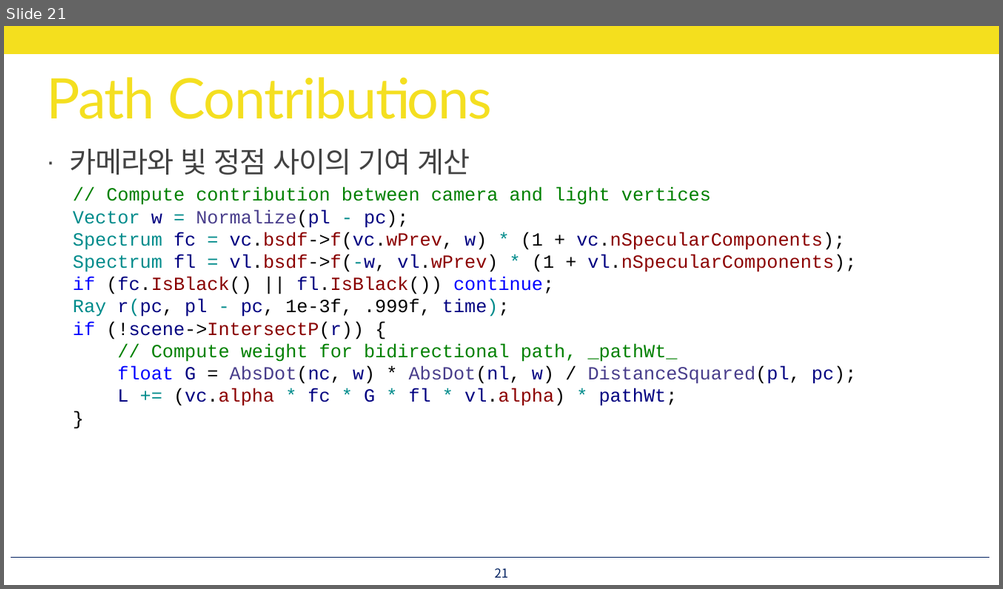
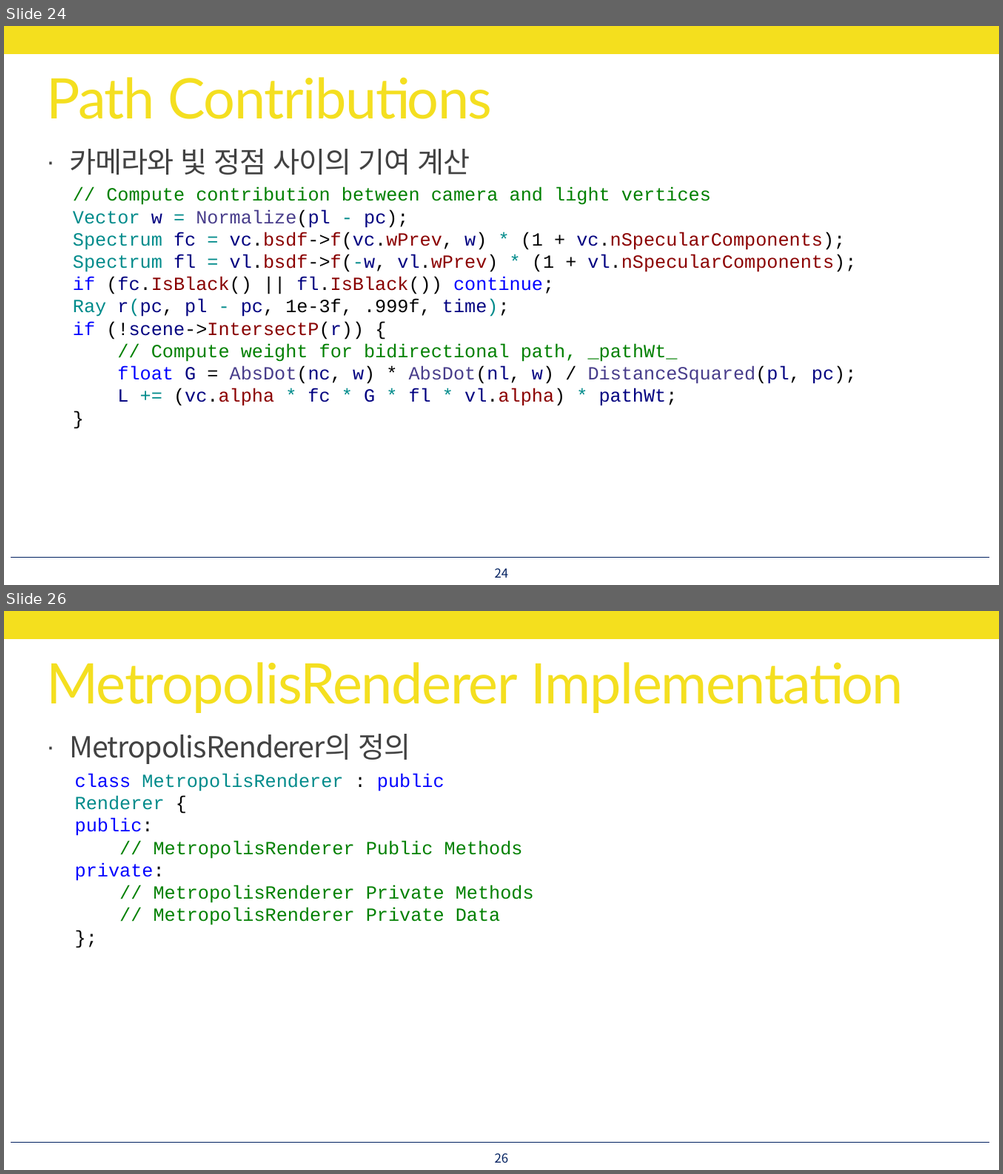
Before and after one commit to utilForever/PBRStudy, a slide deck: Physically Based Rendering - Chapter 15, Part 8.pptx. Shown one above the other, each under a label of ours: slide 21 before the commit, slides 24 and 26 after it; the slides between them are not shown. The pictures are 1003x589 and 1003x1174 pixels, drawn with LibreOffice and Linux fonts; fonts in the diff are those of the drawing. Boxes give left, top, right and bottom in pixels: in the first picture for what was removed or moved away, otherwise in the second. Text is boxed around its words. In the diff, an @@ line names an element or a change of style, - is before the commit and + after.

```diff
--- a/Physically Based Rendering - Chapter 15, Part 8.pptx
+++ b/Physically Based Rendering - Chapter 15, Part 8.pptx
@@ slide 26 added at (4,611,999,1170), background #FFFFFF; not listed: 2 template elements that a slide beside it also shows @@
@@ title added at (46,662,903,713), 54 pt, text #F4DF1E @@
+MetropolisRenderer Implementation
@@ text added at (70,734,411,764), 28 pt, text #404040 @@
+· MetropolisRenderer의 정의
@@ text added at (75,773,534,925), 18 pt, text #008000 @@
+class MetropolisRenderer : public Renderer {
+public:
+// MetropolisRenderer Public Methods
+private:
+// MetropolisRenderer Private Methods
+// MetropolisRenderer Private Data
+};
@@ page number added at (495,1153,509,1163), 12 pt, text #002060 @@
+26
@@ what was slide 21 is now slide 24 @@
@@ page number at (495,568,509,578): text changed @@
-21
+24
```
Also in this commit, not shown: 2 slides changed, 24 other slides added.
